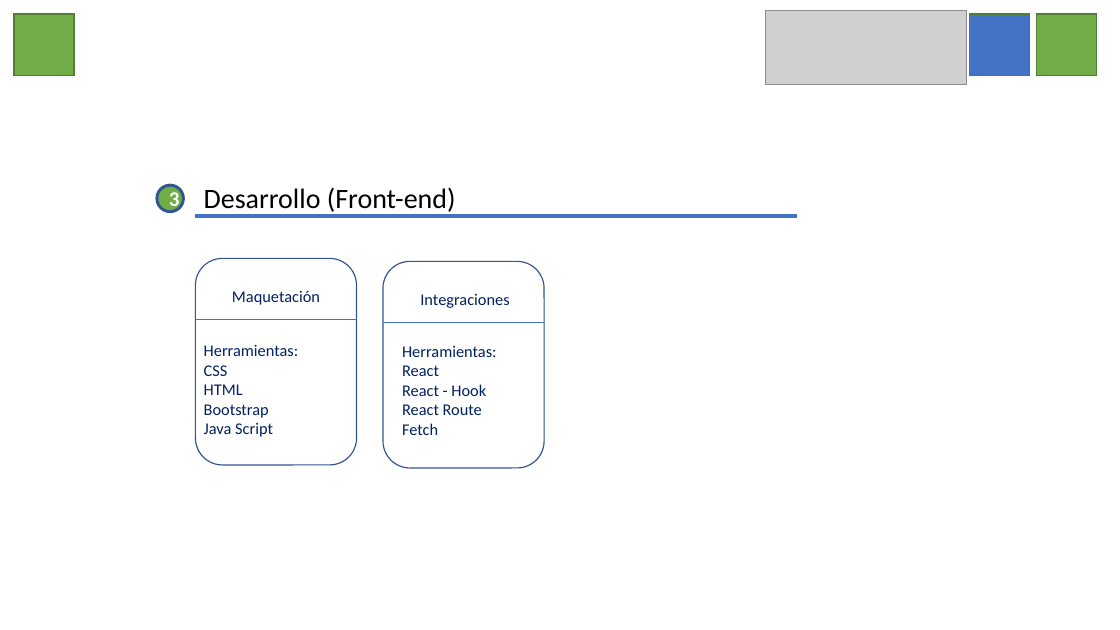
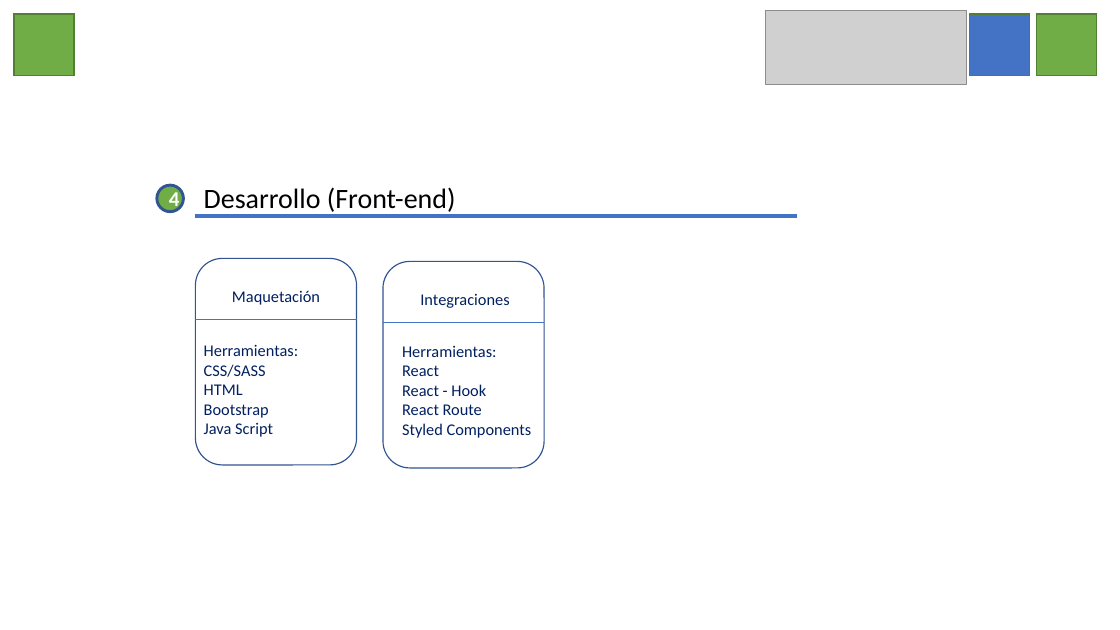
Before and after one commit to clebercmb/cachureros-front, a slide deck: slide 6 of Web Cachurero.pptx (slide 5 before the commit). Drawn at 1120x630 pixels with LibreOffice and Linux fonts; fonts in the diff are those of the drawing; grey boxes stand for pictures. Boxes give left, top, right and bottom in pixels: in the first picture for what was removed or moved away, otherwise in the second. Text is boxed around its words. In the diff, an @@ line names an element or a change of style, - is before the commit and + after.

```diff
--- a/Web Cachurero.pptx
+++ b/Web Cachurero.pptx
@@ text in ellipse at [169,189,180,213]: text changed @@
-3
+4
@@ text at [204,364,266,377]: text changed @@
-CSS
+CSS/SASS
@@ text at [402,423,532,438]: text changed @@
-Fetch
+Styled Components
```
Also in this commit, not shown: 4 other slides changed, 1 slide added.
